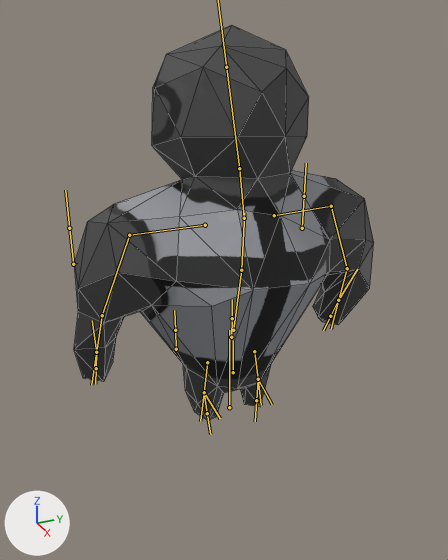
Before and after pictures for a commit that changed the FBX model Assets/Models/Player/Player.fbx.
Both versions are drawn from a camera (50 mm lens) standing at (2.61, -1.21, 2.11) and looking at (0.0, -0.04, 0.81). Every picture has the same lights, and +X, +Y and +Z are marked at lower left. The bones that bend it are drawn over the model as lines. Mesh edges are drawn as thin lines.

Names of what the first picture shows: 'Hero'.
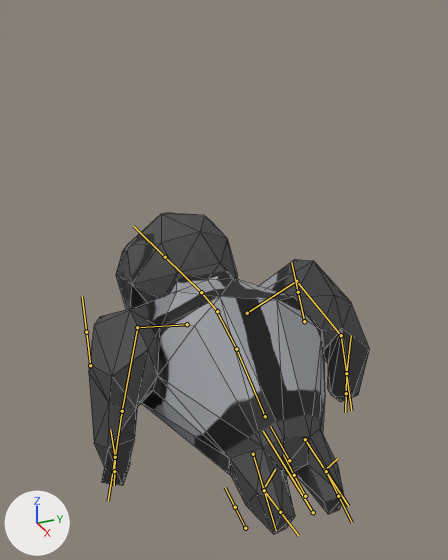
The newer file adds an action. The first version stands in its rest pose; the second is drawn at frame 10 of the action 'ArmatureHero|HeroRespawn'.

Changed parts and their boxes [x1, y1, x2, y2] in the pictures (448 x 560 px):
```json
{"object": "Hero", "change": "posed", "before": [74, 25, 374, 421], "after": [89, 213, 369, 534], "on screen": "7% narrower, 19% shorter"}
{"bone": "RootBone", "before": "(229, 407) to (229, 330)", "after": "(313, 512) to (263, 431)"}
{"bone": "Body.001", "before": "(233, 372) to (233, 340)", "after": "(289, 460) to (270, 426)"}
{"bone": "Leg.001.L", "before": "(207, 362) to (204, 392)", "after": "(253, 454) to (264, 490)"}
{"bone": "Hand.001.L", "before": "(205, 225) to (129, 235)", "after": "(187, 324) to (137, 327)"}
{"bone": "Hand.002.L", "before": "(129, 235) to (102, 315)", "after": "(137, 327) to (122, 411)"}
{"bone": "Hand.003.L", "before": "(102, 315) to (96, 352)", "after": "(122, 411) to (115, 457)"}
{"bone": "Head.001", "before": "(239, 168) to (226, 67)", "after": "(201, 292) to (165, 257)"}
{"bone": "Hand.001.R", "before": "(274, 215) to (331, 206)", "after": "(247, 313) to (296, 281)"}
{"bone": "Hand.002.R", "before": "(331, 206) to (347, 268)", "after": "(296, 281) to (341, 335)"}
{"bone": "Hand.003.R", "before": "(347, 268) to (338, 300)", "after": "(341, 335) to (346, 373)"}
{"bone": "Leg.001.R", "before": "(254, 351) to (258, 379)", "after": "(305, 439) to (326, 471)"}
{"bone": "Hand._IK.L", "before": "(96, 352) to (92, 320)", "after": "(115, 457) to (110, 429)"}
{"bone": "Hand._IK.R", "before": "(338, 300) to (357, 269)", "after": "(346, 373) to (351, 335)"}
{"bone": "Leg_IK.R", "before": "(258, 379) to (272, 404)", "after": "(325, 470) to (337, 458)"}
```

Scene script edits in JSON lines:
```json
{"block": "bone_rootbone", "where": "bone_rootbone = bpy.data.objects['ArmatureHero'].pose.bones['RootBone']"}
{"op": "set", "path": "bone_rootbone.location", "old": "(0.0, 0.0, 0.0)", "new": "(0.885, 0.028, 0.0)"}
{"op": "set", "path": "bone_rootbone.rotation_quaternion", "old": "(1.0, 0.0, 0.0, 0.0)", "new": "(0.773, 0.0, 0.0, 0.635)", "note": "degrees (0, 0, 0) -> degrees (0, 0, 79)"}
{"block": "bone_body_001", "where": "bone_body_001 = bpy.data.objects['ArmatureHero'].pose.bones['Body.001']  # child of 'RootBone'"}
{"op": "set", "path": "bone_body_001.location", "old": "(0.0, 0.0, 0.0)", "new": "(0.019, -0.012, -0.004)"}
{"op": "set", "path": "bone_body_001.rotation_quaternion", "old": "(1.0, 0.0, 0.0, 0.0)", "new": "(0.998, 0.0, 0.0, -0.062)", "note": "degrees (0, 0, 0) -> degrees (0, 0, -7)"}
{"block": "bone_leg_001_l", "where": "bone_leg_001_l = bpy.data.objects['ArmatureHero'].pose.bones['Leg.001.L']  # child of 'Body.001'"}
{"op": "set", "path": "bone_leg_001_l.rotation_quaternion", "old": "(1.0, 0.0, 0.0, 0.0)", "new": "(0.999, -0.014, -0.024, 0.025)", "note": "degrees (0, 0, 0) -> degrees (-2, -3, 3)"}
{"block": "bone_hand_001_l", "where": "bone_hand_001_l = bpy.data.objects['ArmatureHero'].pose.bones['Hand.001.L']  # child of 'Body.003'"}
{"op": "set", "path": "bone_hand_001_l.rotation_quaternion", "old": "(1.0, 0.0, 0.0, 0.0)", "new": "(0.874, -0.008, -0.395, -0.281)", "note": "degrees (0, 0, 0) -> degrees (17, -44, -43)"}
{"block": "bone_hand_002_l", "where": "bone_hand_002_l = bpy.data.objects['ArmatureHero'].pose.bones['Hand.002.L']  # child of 'Hand.001.L'"}
{"op": "set", "path": "bone_hand_002_l.rotation_quaternion", "old": "(1.0, 0.0, 0.0, 0.0)", "new": "(0.998, 0.069, 0.008, -0.005)", "note": "degrees (0, 0, 0) -> degrees (8, 1, -1)"}
{"block": "bone_hand_003_l", "where": "bone_hand_003_l = bpy.data.objects['ArmatureHero'].pose.bones['Hand.003.L']  # child of 'Hand.002.L'"}
{"op": "set", "path": "bone_hand_003_l.rotation_quaternion", "old": "(1.0, 0.0, 0.0, 0.0)", "new": "(0.999, 0.045, 0.0, 0.014)", "note": "degrees (0, 0, 0) -> degrees (5, 0, 2)"}
{"block": "bone_head_001", "where": "bone_head_001 = bpy.data.objects['ArmatureHero'].pose.bones['Head.001']  # child of 'Neck.001'"}
{"op": "set", "path": "bone_head_001.rotation_quaternion", "old": "(1.0, 0.0, 0.0, 0.0)", "new": "(0.96, 0.094, 0.256, -0.056)", "note": "degrees (0, 0, 0) -> degrees (10, 30, -4)"}
{"block": "bone_hand_001_r", "where": "bone_hand_001_r = bpy.data.objects['ArmatureHero'].pose.bones['Hand.001.R']  # child of 'Body.003'"}
{"op": "set", "path": "bone_hand_001_r.rotation_quaternion", "old": "(1.0, 0.0, 0.0, 0.0)", "new": "(0.915, 0.162, 0.328, -0.17)", "note": "degrees (0, 0, 0) -> degrees (14, 41, -16)"}
{"block": "bone_hand_002_r", "where": "bone_hand_002_r = bpy.data.objects['ArmatureHero'].pose.bones['Hand.002.R']  # child of 'Hand.001.R'"}
{"op": "set", "path": "bone_hand_002_r.rotation_quaternion", "old": "(1.0, 0.0, 0.0, 0.0)", "new": "(0.993, -0.12, -0.015, -0.009)", "note": "degrees (0, 0, 0) -> degrees (-14, -2, -1)"}
{"block": "bone_hand_003_r", "where": "bone_hand_003_r = bpy.data.objects['ArmatureHero'].pose.bones['Hand.003.R']  # child of 'Hand.002.R'"}
{"op": "set", "path": "bone_hand_003_r.rotation_quaternion", "old": "(1.0, 0.0, 0.0, 0.0)", "new": "(0.996, -0.081, 0.0, 0.025)", "note": "degrees (0, 0, 0) -> degrees (-9, 0, 3)"}
{"block": "bone_leg_001_r", "where": "bone_leg_001_r = bpy.data.objects['ArmatureHero'].pose.bones['Leg.001.R']  # child of 'Body.001'"}
{"op": "set", "path": "bone_leg_001_r.rotation_quaternion", "old": "(1.0, 0.0, 0.0, 0.0)", "new": "(0.998, -0.027, 0.048, 0.023)", "note": "degrees (0, 0, 0) -> degrees (-3, 6, 2)"}
{"block": "bone_hand__ik_l", "where": "bone_hand__ik_l = bpy.data.objects['ArmatureHero'].pose.bones['Hand._IK.L']  # child of 'RootBone'"}
{"op": "set", "path": "bone_hand__ik_l.location", "old": "(0.0, 0.0, 0.0)", "new": "(0.029, 0.11, -0.167)"}
{"op": "set", "path": "bone_hand__ik_l.rotation_quaternion", "old": "(1.0, 0.0, 0.0, 0.0)", "new": "(0.796, 0.598, -0.062, 0.064)", "note": "degrees (0, 0, 0) -> degrees (74, -10, 2)"}
{"block": "bone_hand__ik_r", "where": "bone_hand__ik_r = bpy.data.objects['ArmatureHero'].pose.bones['Hand._IK.R']  # child of 'RootBone'"}
{"op": "set", "path": "bone_hand__ik_r.location", "old": "(0.0, 0.0, 0.0)", "new": "(0.01, 0.231, 0.215)"}
{"op": "set", "path": "bone_hand__ik_r.rotation_quaternion", "old": "(1.0, 0.0, 0.0, 0.0)", "new": "(0.89, -0.456, 0.001, 0.022)", "note": "degrees (0, 0, 0) -> degrees (-54, 1, 2)"}
{"block": "bone_leg_ik_r", "where": "bone_leg_ik_r = bpy.data.objects['ArmatureHero'].pose.bones['Leg_IK.R']  # child of 'RootBone'"}
{"op": "set", "path": "bone_leg_ik_r.location", "old": "(0.0, 0.0, 0.0)", "new": "(0.004, 0.0, -0.006)"}
{"op": "set", "path": "bone_leg_ik_r.rotation_quaternion", "old": "(1.0, 0.0, 0.0, 0.0)", "new": "(0.997, -0.073, 0.001, 0.028)", "note": "degrees (0, 0, 0) -> degrees (-8, 0, 3)"}
```
